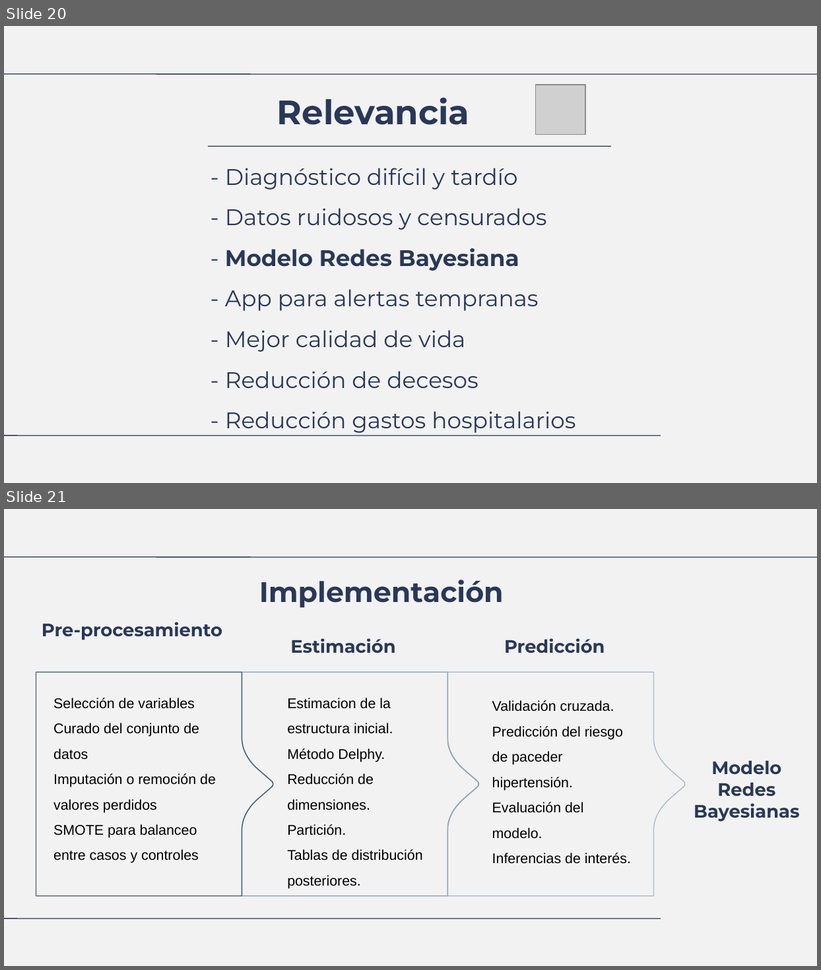
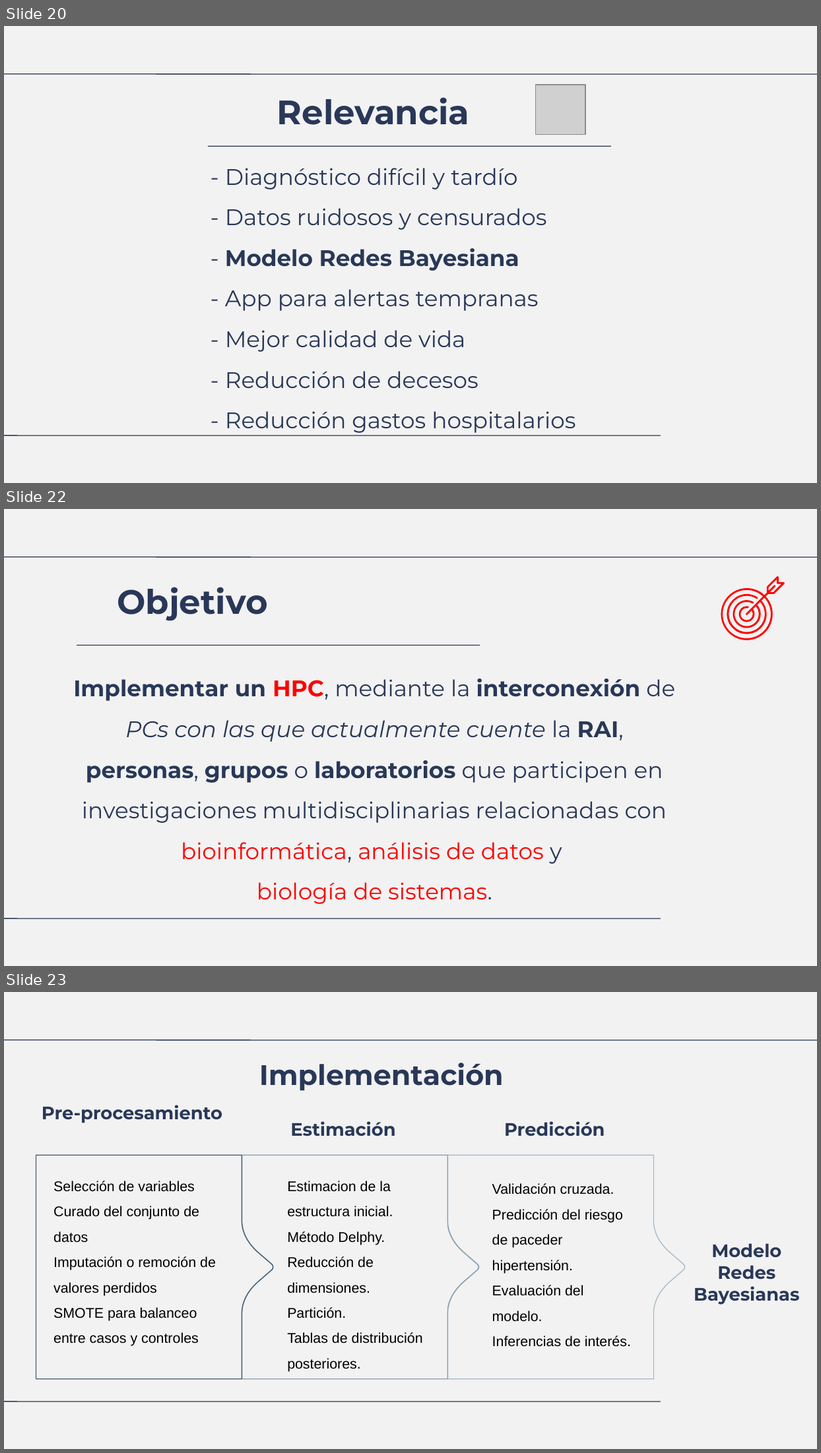
Before and after one commit to LuisDomingo/Proy_Bioinfo_Data_Analysis, a slide deck: index.odp. Shown one above the other, each under a label of ours: slides 20 and 21 before the commit, slides 20, 22 and 23 after it; the slides between them are not shown. The pictures are 821x970 and 821x1453 pixels, drawn with LibreOffice and Linux fonts; fonts in the diff are those of the drawing; grey boxes stand for pictures. Boxes give left, top, right and bottom in pixels: in the first picture for what was removed or moved away, otherwise in the second. Text is boxed around its words. In the diff, an @@ line names an element or a change of style, - is before the commit and + after.

```diff
--- a/index.odp
+++ b/index.odp
@@ slide 22 added at [4,509,817,966], background #F2F2F2; not listed: 2 template elements that a slide beside it also shows @@
@@ title added at [117,587,267,621], 30 pt, text #293858, bold @@
+Objetivo
@@ freeform shape added at [721,576,785,641], fill #FF0000 @@
@@ line added from (480, 646) to (77, 646), #293858 0.74 pt @@
@@ title added at [73,679,675,904], 20 pt, text #293858 @@
+Implementar un HPC, mediante la interconexión de PCs con las que actualmente cuente la RAI, personas, grupos o laboratorios que participen en investigaciones multidisciplinarias relacionadas con bioinformática, análisis de datos y
+biología de sistemas.
@@ what was slide 21 is now slide 23 @@
```
Also in this commit, not shown: 2 slides changed, 7 other slides added, 45 other files.
